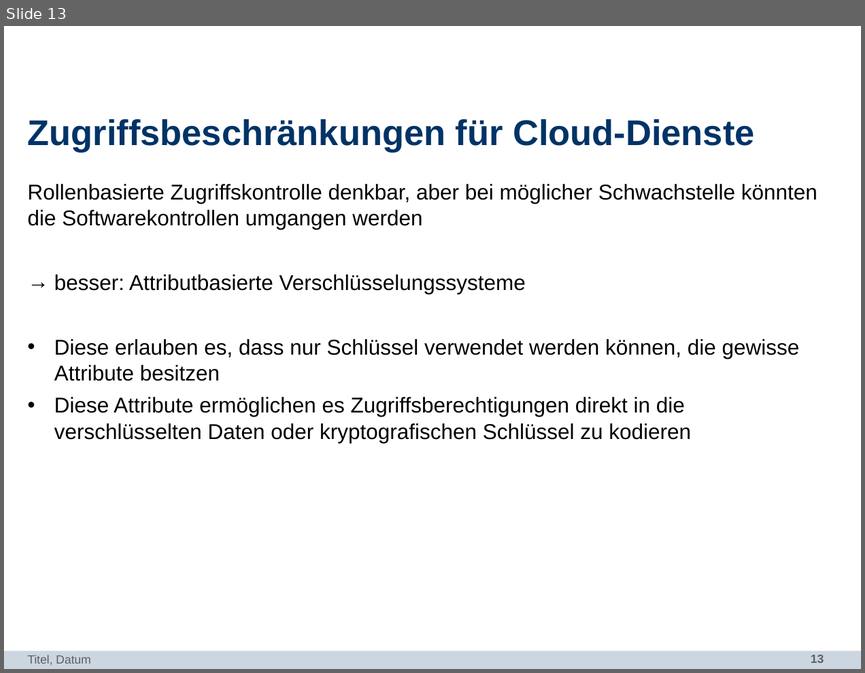
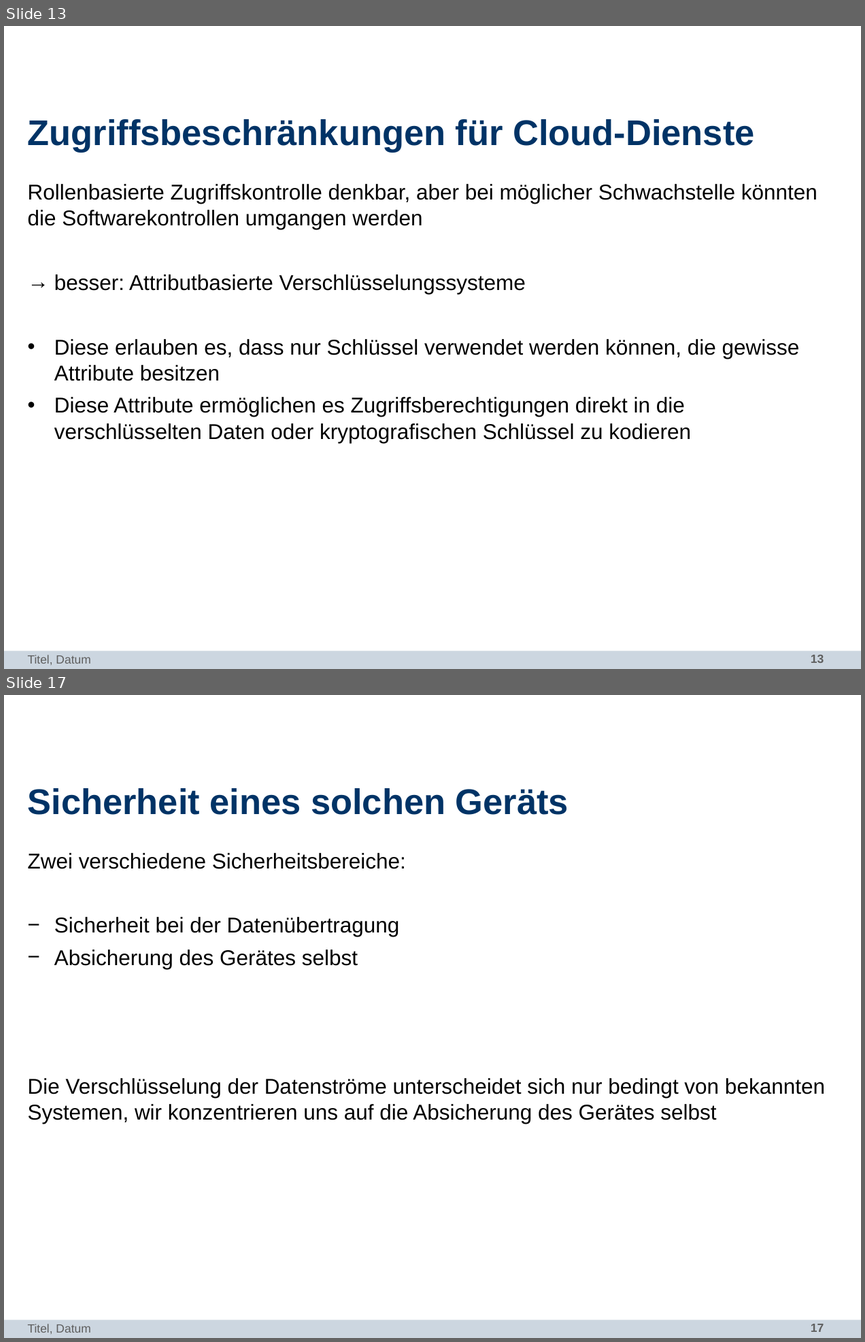
Before and after one commit to bennySwiers/Ausarbeitung-Seminar-TI, a slide deck: SEMINAR-IT-SICHERHEIT/itsec.pptx. Shown one above the other, each under a label of ours: slide 13 before the commit, slides 13 and 17 after it; the slides between them are not shown. The pictures are 865x673 and 865x1342 pixels, drawn with LibreOffice and Linux fonts; fonts in the diff are those of the drawing; background and template pictures are left out. Boxes give left, top, right and bottom in pixels: in the first picture for what was removed or moved away, otherwise in the second. Text is boxed around its words. In the diff, an @@ line names an element or a change of style, - is before the commit and + after.

```diff
--- a/SEMINAR-IT-SICHERHEIT/itsec.pptx
+++ b/SEMINAR-IT-SICHERHEIT/itsec.pptx
@@ slide 17 added at (x1=4, y1=695, x2=861, y2=1338), background #FFFFFF; not listed: 2 template elements that a slide beside it also shows @@
@@ title added at (x1=28, y1=788, x2=568, y2=815), 30 pt, text #003366, bold @@
+Sicherheit eines solchen Geräts
@@ text added at (x1=28, y1=853, x2=825, y2=1123), 18 pt, text #000000 @@
+Zwei verschiedene Sicherheitsbereiche:
+− Sicherheit bei der Datenübertragung
+− Absicherung des Gerätes selbst
+Die Verschlüsselung der Datenströme unterscheidet sich nur bedingt von bekannten Systemen, wir konzentrieren uns auf die Absicherung des Gerätes selbst
@@ text added at (x1=28, y1=1323, x2=90, y2=1334), 10 pt, text #5F5F5F @@
+Titel, Datum
```
Also in this commit, not shown: 3 slides changed, 7 other slides added.
